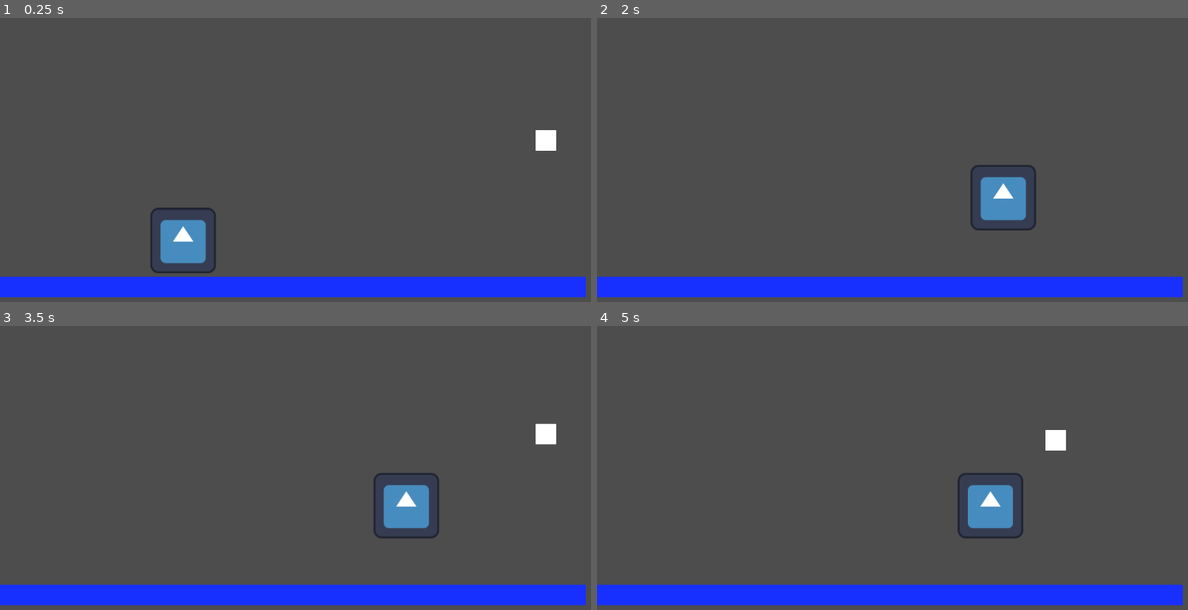
Above: before the commit, frames 1-4 (two rows, left to right).
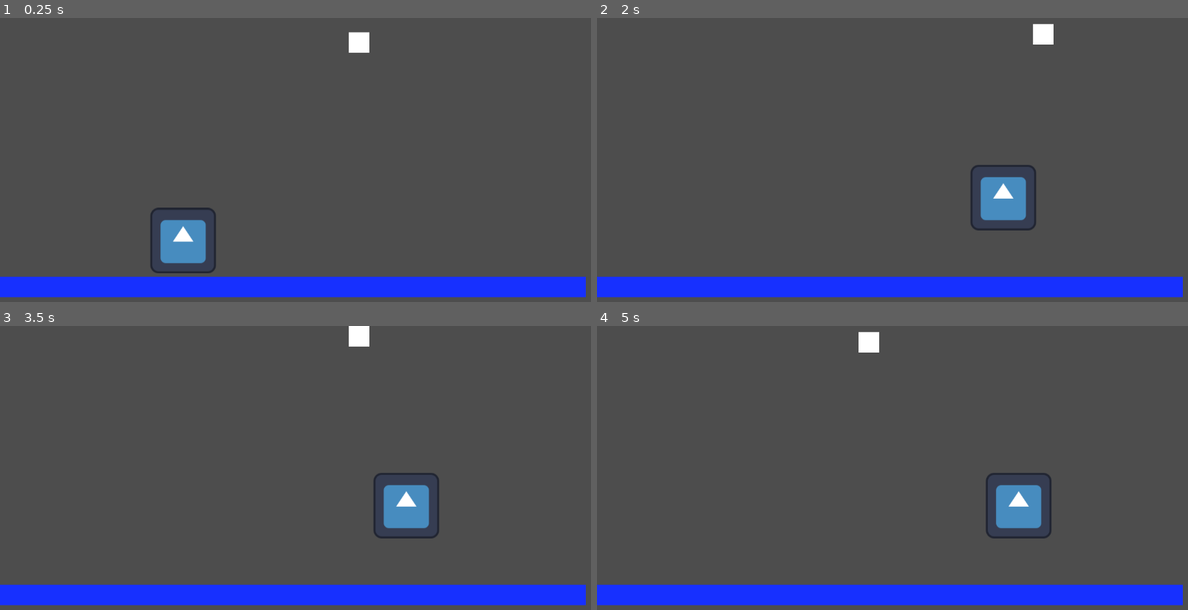
Above: after the commit, the same moments.

Repository: rcooper47/clockwork-kitchen
Game: Godot game, scene res://sample.tscn
Same seed, same stepped clock (60 frames per second), same inputs: the game is played once before the commit and once after it. The engine's default icon, where the game draws it, is replaced by a stand-in: a white triangle on a blue panel in a dark square.
Inputs:
- Up to frame 1 (0.25 s): no input
- Up to frame 2 (2 s): tap Enter (ui_accept) at 0.5, 0.77, 1.52 s; hold Right (ui_right) from 0.53 s (still down)
- Up to frame 3 (3.5 s): release Right (ui_right) at 2.03 s; hold Left (ui_left) 2.03-2.78 s; hold Right (ui_right) from 2.78 s (still down); tap Enter (ui_accept) at 3.02 s
- Up to frame 4 (5 s): tap Enter (ui_accept) at 3.77, 4.52 s; release Right (ui_right) at 4.28 s; hold Left (ui_left) from 4.28 s (still down)

The runs differ from the first frame. In frame 1, 0.5% of the frame differs, in the area x 59-95%, y 4-47%; in frame 2, 0.3%; in frame 3, 0.5%; in frame 4, 2.4%, in the area x 44-80%, y 2-75%.

Commit message:
Centered food
Adjusted food.tscn so that new children will spawn correctly

Diff:
--- a/Spawner.gd
+++ b/Spawner.gd
@@ -22,9 +22,7 @@
 
 func _on_table_body_entered(body):
 	body.queue_free()
-	print("table")
 
 
 func _on_plate_body_body_entered(body):
 	body.queue_free()
-	print("plate")
--- a/food.tscn
+++ b/food.tscn
@@ -3,7 +3,7 @@
 [ext_resource type="Script" path="res://food.gd" id="1_4ay8g"]
 
 [sub_resource type="RectangleShape2D" id="RectangleShape2D_j1j7s"]
-size = Vector2(48, 51)
+size = Vector2(40, 40)
 
 [node name="food" type="RigidBody2D"]
 collision_layer = 4
@@ -11,11 +11,9 @@
 script = ExtResource("1_4ay8g")
 
 [node name="CollisionShape2D" type="CollisionShape2D" parent="."]
-position = Vector2(386, 179.5)
+position = Vector2(20, 20)
 shape = SubResource("RectangleShape2D_j1j7s")
 
 [node name="ColorRect" type="ColorRect" parent="."]
-offset_left = 364.0
-offset_top = 160.0
-offset_right = 404.0
-offset_bottom = 200.0
+offset_right = 40.0
+offset_bottom = 40.0
--- a/project.godot
+++ b/project.godot
@@ -18,4 +18,3 @@
 [display]
 
 window/stretch/mode="viewport"
-window/stretch/aspect="expand"
--- a/sample.tscn
+++ b/sample.tscn
@@ -77,7 +77,6 @@
 color = Color(0.764706, 0.65098, 0.317647, 1)
 
 [node name="SpawnManager" type="Node2D" parent="."]
-position = Vector2(0, 31)
 script = ExtResource("6_6syyh")
 
 [node name="Spawner" parent="SpawnManager" instance=ExtResource("7_ahn1g")]
--- a/spawner.tscn
+++ b/spawner.tscn
@@ -3,5 +3,4 @@
 [ext_resource type="Script" path="res://Spawner.gd" id="1_y73gl"]
 
 [node name="Spawner" type="Marker2D"]
-position = Vector2(32, 27)
 script = ExtResource("1_y73gl")
